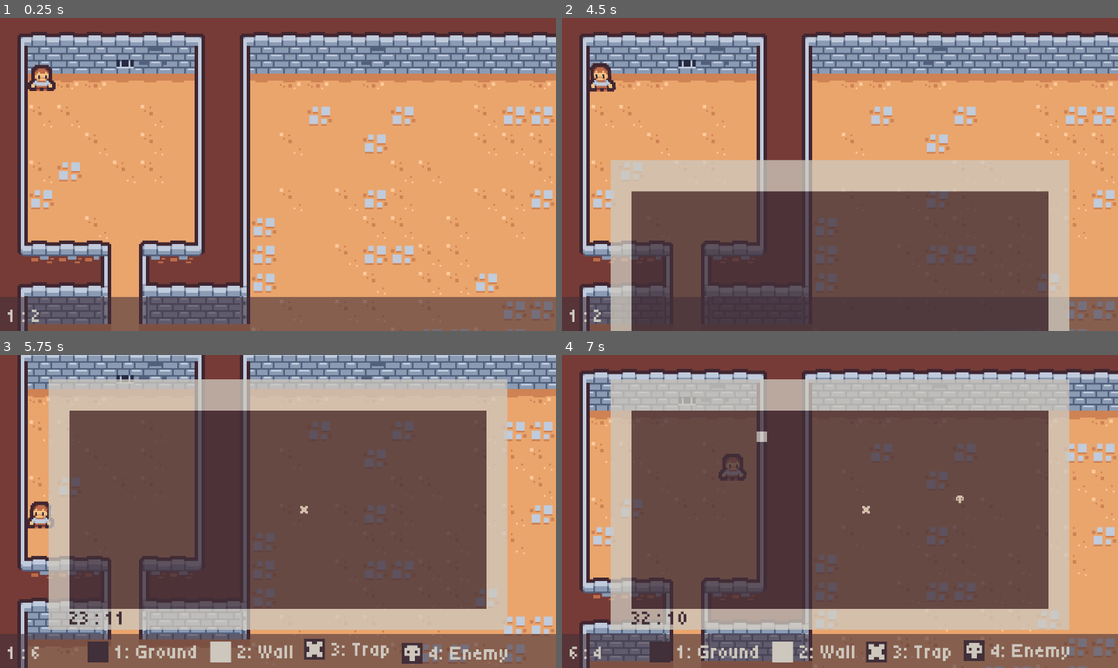
Above: before the commit, frames 1-4 (two rows, left to right).
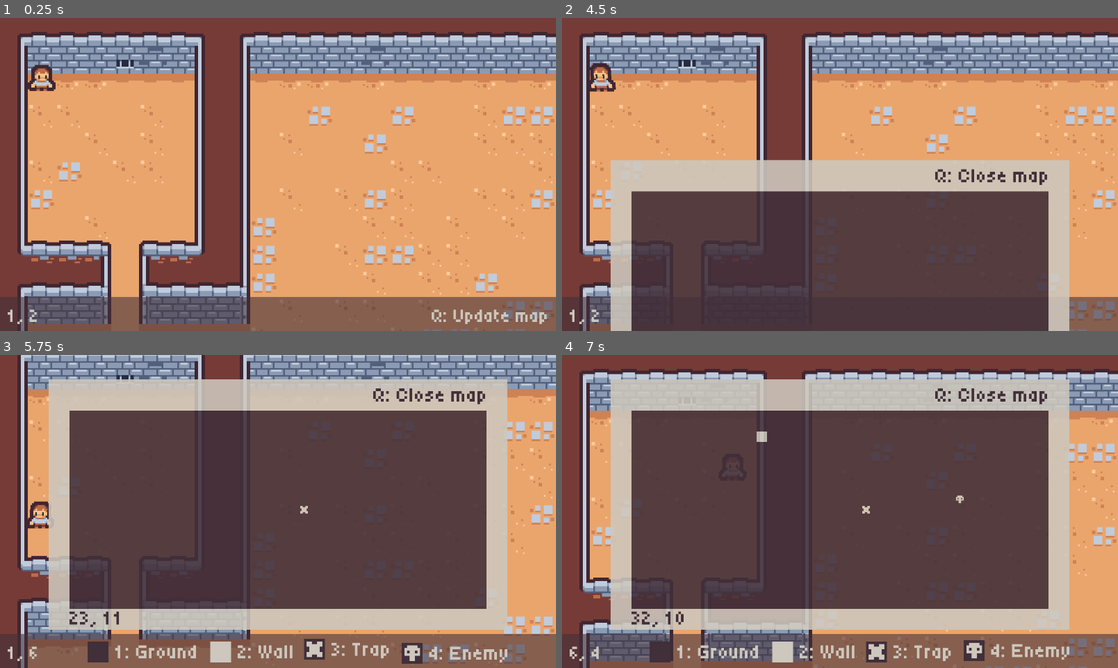
Above: after the commit, the same moments.

Repository: johnreybacal/dungeon-seo-solutions-inc
Game: Godot game, scene res://scenes/game.tscn
The game is run twice, just before and just after one commit, with the same random seed, the same clock (stepped at 60 frames per second) and the same inputs.
Inputs (mouse positions are in pixels of both pictures, inside the frame that each line leads up to):
- Up to frame 1 (0.25 s): no input
- Up to frame 2 (4.5 s): tap Enter at 0.5 s; move the mouse to (962, 158) at 0.52 s; hold D (move_right) 0.53-1.28 s; hold 4 (use_enemy) 0.53-1.28 s; click (962, 158) at 0.67 s; move the mouse to (728, 190) at 1.27 s; hold S (move_down) 1.28-2.03 s; tap 1 (use_ground) at 1.35, 4.35 s; click (728, 190) at 1.42 s; move the mouse to (895, 105) at 2.02 s; hold D (move_right) 2.03-2.78 s; hold 3 (use_trap) 2.03-2.78 s; click (895, 105) at 2.17 s; move the mouse to (812, 237) at 2.77 s; hold W (move_up) 2.78-3.53 s; tap 2 (use_wall) at 2.85 s; click (812, 237) at 2.92 s; move the mouse to (1006, 221) at 3.52 s; hold 4 (use_enemy) 3.53-4.28 s; hold A (move_left) from 3.53 s (still down); click (1006, 221) at 3.67 s; tap Q (toggle_map) at 4.15 s; move the mouse to (673, 127) at 4.27 s; click (673, 127) at 4.42 s
- Up to frame 3 (5.75 s): move the mouse to (305, 511) at 5.02 s; release A (move_left) at 5.03 s; hold S (move_down) from 5.03 s (still down); hold 3 (use_trap) from 5.03 s (still down); click (305, 511) at 5.17 s
- Up to frame 4 (7 s): move the mouse to (756, 433) at 5.77 s; release S (move_down) at 5.78 s; release 3 (use_trap) at 5.78 s; hold D (move_right) 5.78-6.53 s; tap 2 (use_wall) at 5.85 s; click (756, 433) at 5.92 s; move the mouse to (962, 495) at 6.52 s; hold W (move_up) from 6.53 s (still down); hold 4 (use_enemy) from 6.53 s (still down); click (962, 495) at 6.67 s

The runs differ from the first frame. In frame 1, 0.4% of the frame differs, in the area x 3-99%, y 93-98%; in frame 2, 0.4%; in frame 3, 0.5%; in frame 4, 0.5%, in the area x 3-88%, y 10-98%.

Commit message:
ui improvements

Diff:
--- a/scenes/hud.tscn
+++ b/scenes/hud.tscn
@@ -77,7 +77,18 @@
 theme_override_colors/font_color = Color(0.8039216, 0.78039217, 0.7411765, 1)
 theme_override_fonts/font = ExtResource("2_glx5p")
 theme_override_font_sizes/font_size = 44
-text = "22:22"
+text = "22, 22"
+
+[node name="MapHintLabel" type="Label" parent="."]
+z_index = 1
+offset_left = 994.0
+offset_top = 660.0
+offset_right = 1264.0
+offset_bottom = 710.0
+theme_override_colors/font_color = Color(0.8039216, 0.78039217, 0.7411765, 1)
+theme_override_fonts/font = ExtResource("2_glx5p")
+theme_override_font_sizes/font_size = 44
+text = "Q: Update map"
 
 [node name="Backdrop" type="Sprite2D" parent="."]
 position = Vector2(640, 692)
--- a/scenes/map.tscn
+++ b/scenes/map.tscn
@@ -19,8 +19,19 @@
 theme_override_font_sizes/font_size = 16
 text = "1, 1"
 
+[node name="MapHintLabel" type="Label" parent="."]
+z_index = 1
+offset_left = 273.0
+offset_top = 35.0
+offset_right = 361.0
+offset_bottom = 62.0
+theme_override_colors/font_color = Color(0.25490198, 0.18431373, 0.22352941, 1)
+theme_override_fonts/font = ExtResource("2_gldc4")
+theme_override_font_sizes/font_size = 16
+text = "Q: Close map"
+
 [node name="TileMapLayer" type="TileMapLayer" parent="."]
-modulate = Color(1, 1, 1, 0.7764706)
+modulate = Color(1, 1, 1, 0.88235295)
 position = Vector2(32, 40)
 tile_map_data = PackedByteArray("AAAAAAAAAAAAAAEAAAABAAAAAAAAAAEAAAACAAAAAAAAAAEAAAADAAAAAAAAAAEAAAAEAAAAAAAAAAEAAAAFAA …(16816 unchanged characters)…
 tile_set = ExtResource("1_4xfga")
--- a/scripts/game_manager.gd
+++ b/scripts/game_manager.gd
@@ -43,9 +43,11 @@
         audio_pitch_shift.pitch_scale = 0.05
         bullet_timer -= delta
         camera.zoom = camera.zoom.move_toward(Vector2(8, 8), delta * 100)
+        if bullet_timer <= 0:
+            Engine.time_scale = 1
+            audio_pitch_shift.pitch_scale = 1
+            hud.show()
     else:
-        Engine.time_scale = 1
-        audio_pitch_shift.pitch_scale = 1
         camera.zoom = camera.zoom.move_toward(Vector2(4, 4), delta * 10)
 
 func _draw_dungeon():
@@ -171,7 +173,7 @@
         anvil.player_hit.connect(_on_player_hit)
         add_child.call_deferred(anvil)
         bullet_timer = .1
-        hud.hide_map()
+        hud.hide_hud()
 
 func _on_player_hit(source_position: Vector2):
     print("player hit")
--- a/scripts/hud.gd
+++ b/scripts/hud.gd
@@ -5,15 +5,18 @@
 
 @onready var animation_player: AnimationPlayer = $MapContainer/AnimationPlayer
 @onready var player_coordinates_label: Label = $PlayerCoordinatesLabel
+@onready var map_hint_label: Label = $MapHintLabel
 
 func toggle_map():
     is_shown = !is_shown
+    map_hint_label.visible = !is_shown
     animation_player.play("show" if is_shown else "hide")
     Input.mouse_mode = Input.MOUSE_MODE_VISIBLE if is_shown else Input.MOUSE_MODE_HIDDEN
 
-func hide_map():
+func hide_hud():
+    visible = false
     is_shown = false
     animation_player.play("RESET")
 
 func set_player_coordinates(coords: Vector2i):
-    player_coordinates_label.text = str(coords.x) + " : " + str(coords.y)
+    player_coordinates_label.text = str(coords.x) + ", " + str(coords.y)
--- a/scripts/map.gd
+++ b/scripts/map.gd
@@ -71,7 +71,7 @@
         var x = coords.x
         var y = coords.y
         if x > min_x and x < max_x and y > min_y and y < max_y:
-            coordinates_label.text = str(coords.x) + " : " + str(coords.y)
+            coordinates_label.text = str(coords.x) + ", " + str(coords.y)
             coordinates_label.visible = true
         else:
             coordinates_label.visible = false
